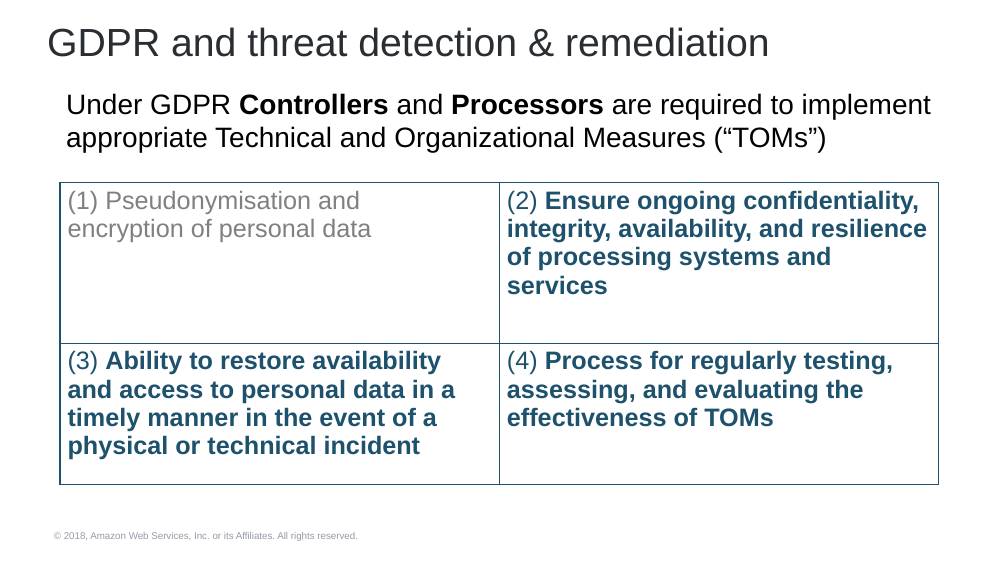
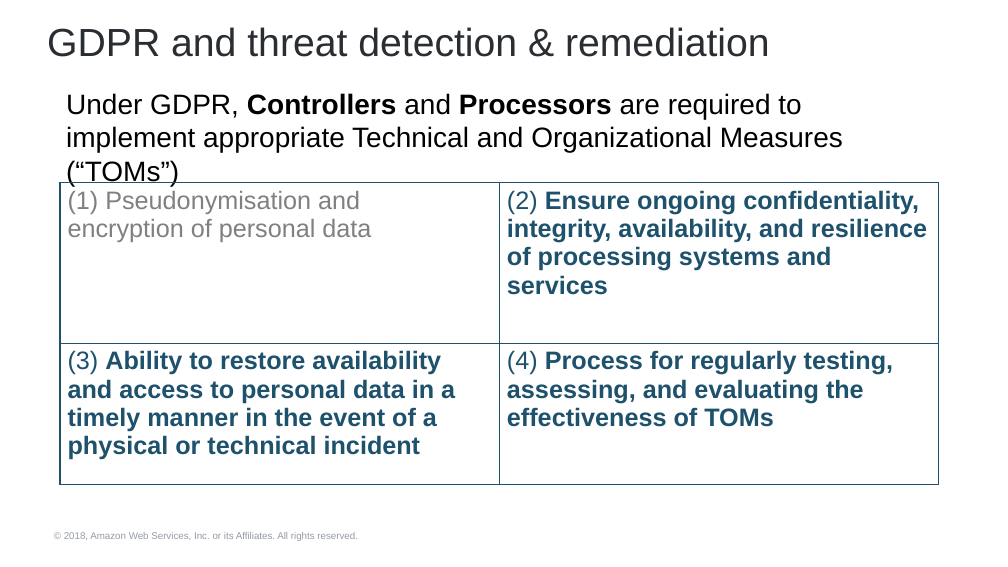
Before and after one commit to robnolen/aws-security-workshops, a slide deck: slide 4 of threat-detection-wksp/presentations/threat-detection-wksp-module2-presentation.pptx. Drawn at 1008x567 pixels with LibreOffice and Linux fonts; fonts in the diff are those of the drawing; background and template pictures are left out. Boxes give left, top, right and bottom in pixels: in the first picture for what was removed or moved away, otherwise in the second. Text is boxed around its words. In the diff, an @@ line names an element or a change of style, - is before the commit and + after.

```diff
--- a/threat-detection-wksp/presentations/threat-detection-wksp-module2-presentation.pptx
+++ b/threat-detection-wksp/presentations/threat-detection-wksp-module2-presentation.pptx
@@ text at (x1=66, y1=93, x2=843, y2=152): text changed @@
-Under GDPR Controllers and Processors are required to implement appropriate Technical and Organizational Measures (“TOMs”)
+Under GDPR, Controllers and Processors are required to implement appropriate Technical and Organizational Measures (“TOMs”)
```
Also in this commit, not shown: 12 other slides changed, 1 slide removed, 2 other files.
